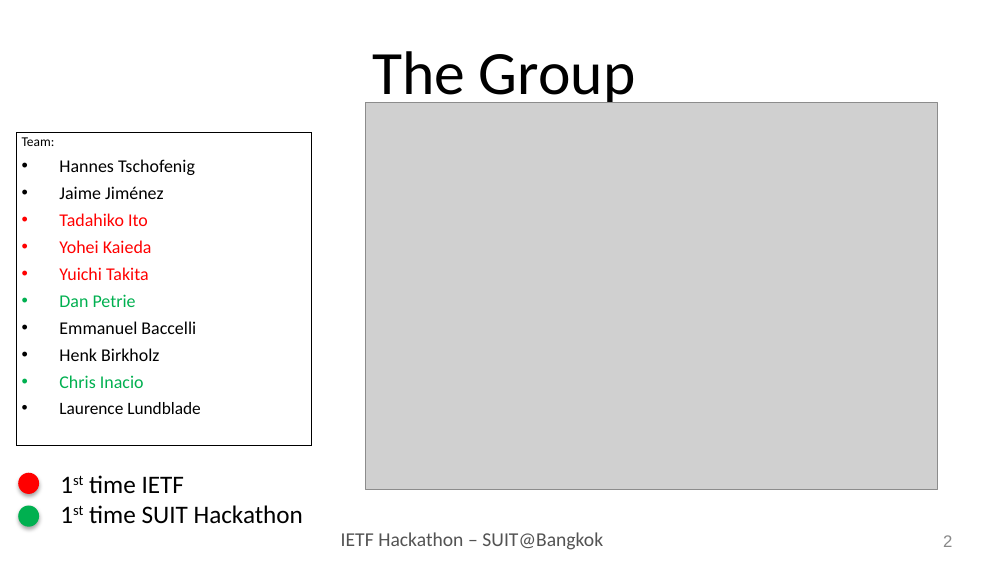
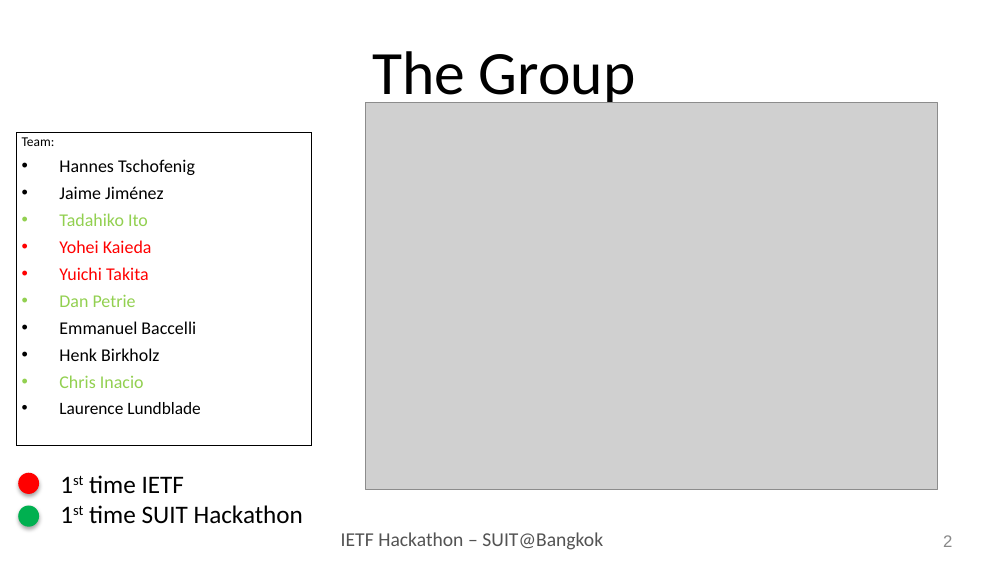
Before and after one commit to IETF-Hackathon/ietf103-project-presentations, a slide deck: slide 2 of SUIT-hackathon103-presentation.pptx. Drawn at 1008x567 pixels with LibreOffice and Linux fonts; fonts in the diff are those of the drawing; grey boxes stand for pictures. Boxes give left, top, right and bottom in pixels: in the first picture for what was removed or moved away, otherwise in the second. Text is boxed around its words. In the diff, an @@ line names an element or a change of style, - is before the commit and + after.

Commit message:
slight nits on slides

```diff
--- a/SUIT-hackathon103-presentation.pptx
+++ b/SUIT-hackathon103-presentation.pptx
@@ text at <box>59,213,148,388</box>: text colour #FF0000 to #92D050 in "Tadahiko Ito"; text colour #00B050 to #92D050 in "Dan Petrie", "Chris Inacio" @@
```
Also in this commit, not shown: 1 other file.
